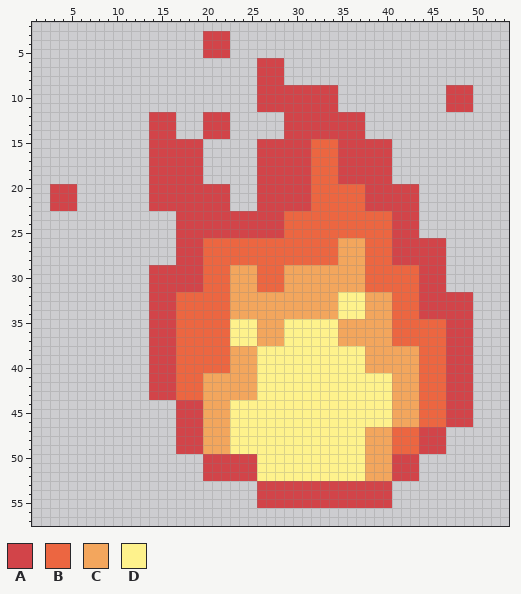
Pixel-art sprite, stored at minecraft_servers/anarchy/icon@2x.png. This is how it looked before the edit.
The file is 512x512 pixels, drawn in blocks of 8x8; one block is one cell here. Colours within 5 levels of each other are drawn and written as one. Shown: x 1..53, y 2..57.
Palette (. is transparent): A #d24449  B #ec6641  C #f3a65d  D #fef28c
Pixels before (only the part around the change), first column x 1:
 2 .....................................................
 3 ...................AAA...............................
 4 ...................AAA...............................
 5 ...................AAA...............................
 6 .........................AAA.........................
 7 .........................AAA.........................
 8 .........................AAA.........................
 9 .........................AAAAAAAAA............AAA....
10 .........................AAAAAAAAA............AAA....
11 .........................AAAAAAAAA............AAA....
12 .............AAA...AAA......AAAAAAAAA................
13 .............AAA...AAA......AAAAAAAAA................
14 .............AAA...AAA......AAAAAAAAA................
15 .............AAAAAA......AAAAAABBBAAAAAA.............
16 .............AAAAAA......AAAAAABBBAAAAAA.............
17 .............AAAAAA......AAAAAABBBAAAAAA.............
18 .............AAAAAA......AAAAAABBBAAAAAA.............
19 .............AAAAAA......AAAAAABBBAAAAAA.............
20 ..AAA........AAAAAAAAA...AAAAAABBBBBBAAAAAA..........
21 ..AAA........AAAAAAAAA...AAAAAABBBBBBAAAAAA..........
22 ..AAA........AAAAAAAAA...AAAAAABBBBBBAAAAAA..........
23 ................AAAAAAAAAAAABBBBBBBBBBBBAAA..........
24 ................AAAAAAAAAAAABBBBBBBBBBBBAAA..........
25 ................AAAAAAAAAAAABBBBBBBBBBBBAAA..........
26 ................AAABBBBBBBBBBBBBBBCCCBBBAAAAAA.......
27 ................AAABBBBBBBBBBBBBBBCCCBBBAAAAAA.......
28 ................AAABBBBBBBBBBBBBBBCCCBBBAAAAAA.......
29 .............AAAAAABBBCCCBBBCCCCCCCCCBBBBBBAAA.......
30 .............AAAAAABBBCCCBBBCCCCCCCCCBBBBBBAAA.......
31 .............AAAAAABBBCCCBBBCCCCCCCCCBBBBBBAAA.......
32 .............AAABBBBBBCCCCCCCCCCCCDDDCCCBBBAAAAAA....
33 .............AAABBBBBBCCCCCCCCCCCCDDDCCCBBBAAAAAA....
34 .............AAABBBBBBCCCCCCCCCCCCDDDCCCBBBAAAAAA....
35 .............AAABBBBBBDDDCCCDDDDDDCCCCCCBBBBBBAAA....
36 .............AAABBBBBBDDDCCCDDDDDDCCCCCCBBBBBBAAA....
37 .............AAABBBBBBDDDCCCDDDDDDCCCCCCBBBBBBAAA....
38 .............AAABBBBBBCCCDDDDDDDDDDDDCCCCCCBBBAAA....
39 .............AAABBBBBBCCCDDDDDDDDDDDDCCCCCCBBBAAA....
40 .............AAABBBBBBCCCDDDDDDDDDDDDCCCCCCBBBAAA....
41 .............AAABBBCCCCCCDDDDDDDDDDDDDDDCCCBBBAAA....
42 .............AAABBBCCCCCCDDDDDDDDDDDDDDDCCCBBBAAA....
43 .............AAABBBCCCCCCDDDDDDDDDDDDDDDCCCBBBAAA....
44 ................AAACCCDDDDDDDDDDDDDDDDDDCCCBBBAAA....
45 ................AAACCCDDDDDDDDDDDDDDDDDDCCCBBBAAA....
46 ................AAACCCDDDDDDDDDDDDDDDDDDCCCBBBAAA....
47 ................AAACCCDDDDDDDDDDDDDDDCCCBBBAAA.......
48 ................AAACCCDDDDDDDDDDDDDDDCCCBBBAAA.......
49 ................AAACCCDDDDDDDDDDDDDDDCCCBBBAAA.......
50 ...................AAAAAADDDDDDDDDDDDCCCAAA..........
51 ...................AAAAAADDDDDDDDDDDDCCCAAA..........
52 ...................AAAAAADDDDDDDDDDDDCCCAAA..........
53 .........................AAAAAAAAAAAAAAA.............
54 .........................AAAAAAAAAAAAAAA.............
55 .........................AAAAAAAAAAAAAAA.............
56 .....................................................
57 .....................................................
After the commit:
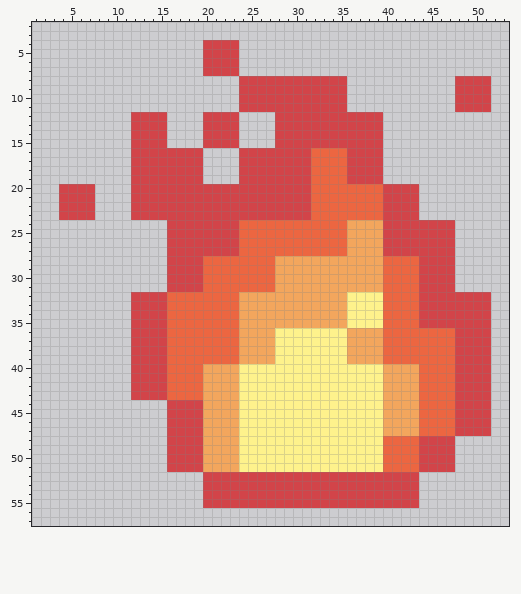
From old to new:
y 3: x 20..22 AAA -> ...
y 4..5: x 23 . -> A
y 6..7: x 20..23 .... -> AAAA; x 26..28 AAA -> ...
y 8: x 24..25 .. -> AA; x 29..35 ....... -> AAAAAAA; x 48..51 .... -> AAAA
y 9..11: x 24..25 .. -> AA; x 35 . -> A; x 47 A -> .; x 50..51 .. -> AA
y 12..14: x 12..13 .. -> AA; x 16 A -> .; x 23 . -> A; x 28 . -> A; x 38..39 .. -> AA
y 15: x 12..13 .. -> AA; x 16..23 AAAA.... -> ....AAAA; x 26..27 AA -> ..; x 32..34 BBB -> AAA; x 40 A -> .
y 16..19: x 12..13 .. -> AA; x 24..25 .. -> AA; x 35 A -> B; x 40 A -> .
y 20..22: x 3 A -> .; x 6..7 .. -> AA; x 12..13 .. -> AA; x 23..25 ... -> AAA; x 38..39 AA -> BB
y 23: x 4..7 .... -> AAAA; x 12..16 ..... -> AAAAA; x 29..31 BBB -> AAA; x 40 B -> A
y 24..25: x 16 . -> A; x 24..28 AAAAA -> BBBBB; x 36..40 BBBBB -> CCCCA; x 44..47 .... -> AAAA
y 26..27: x 16 . -> A; x 20..23 BBBB -> AAAA; x 35 C -> B; x 38..40 BBB -> CCA; x 47 . -> A
y 28: x 16 . -> A; x 28..34 BBBBBBB -> CCCCCCC; x 38..39 BB -> CC; x 41..43 AAA -> BBB; x 47 . -> A
y 29..31: x 14..15 AA -> ..; x 23..25 CCC -> BBB; x 28 B -> C; x 38..39 BB -> CC; x 47 . -> A
y 32..34: x 12..13 .. -> AA; x 16 A -> B; x 23 C -> B; x 35 D -> C; x 38..40 CCC -> DDB; x 50..51 .. -> AA
y 35: x 12..13 .. -> AA; x 16 A -> B; x 23..25 DDD -> BCC; x 29..34 DDDDDD -> CCCCCC; x 36..40 CCCCC -> DDDDB; x 44..46 BBB -> AAA; x 50..51 .. -> AA
y 36..37: x 12..13 .. -> AA; x 16 A -> B; x 23..25 DDD -> BCC; x 28 C -> D; x 35 C -> D; x 40 C -> B; x 47 A -> B; x 50..51 .. -> AA
y 38..39: x 12..13 .. -> AA; x 16 A -> B; x 23 C -> B; x 26..27 DD -> CC; x 36..37 DD -> CC; x 40..43 CCCC -> BBBB; x 47 A -> B; x 50..51 .. -> AA
y 40: x 12..13 .. -> AA; x 16 A -> B; x 20..22 BBB -> CCC; x 24..25 CC -> DD; x 38..39 CC -> DD; x 47 A -> B; x 50..51 .. -> AA
y 41..43: x 12..13 .. -> AA; x 16 A -> B; x 24..25 CC -> DD; x 40 D -> C; x 47 A -> B; x 50..51 .. -> AA
y 44..46: x 16 . -> A; x 23 D -> C; x 40 D -> C; x 47 A -> B; x 50..51 .. -> AA
y 47: x 16 . -> A; x 23 D -> C; x 38..39 CC -> DD; x 41..51 BBBAAA..... -> CCCBBBBAAAA
y 48..49: x 16 . -> A; x 23 D -> C; x 38..40 CCC -> DDB; x 47 . -> A
y 50..51: x 16..25 ....AAAAAA -> AAAACCCCDD; x 38..47 CCCAAA.... -> DDBBBBAAAA
y 52: x 26..40 DDDDDDDDDDDDCCC -> AAAAAAAAAAAAAAA
y 53..55: x 20..25 ...... -> AAAAAA; x 41..43 ... -> AAA
Boxes around the changes in both pictures, in picture pixels (x1, y1, x2, y2):
changed: (50, 31, 491, 508)
